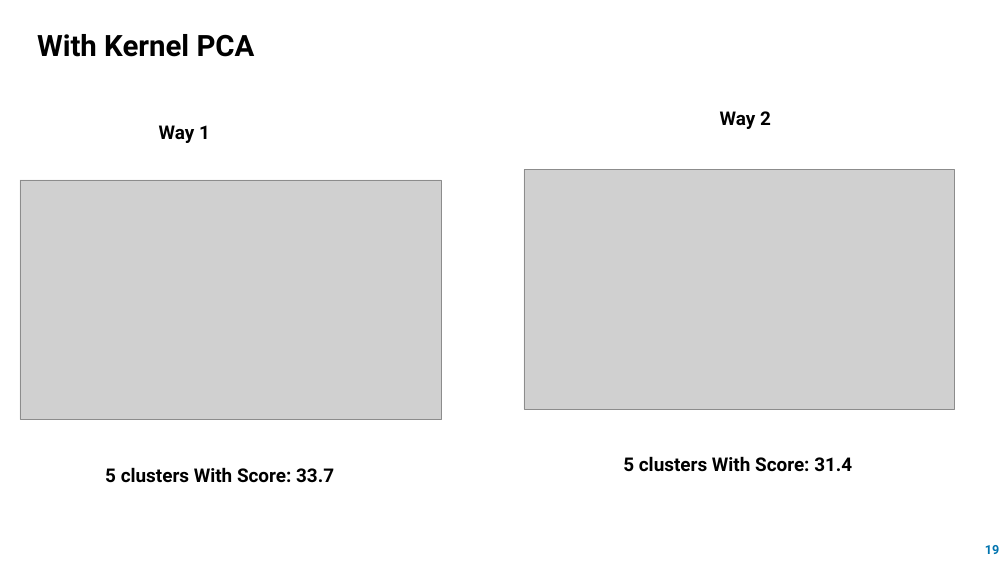
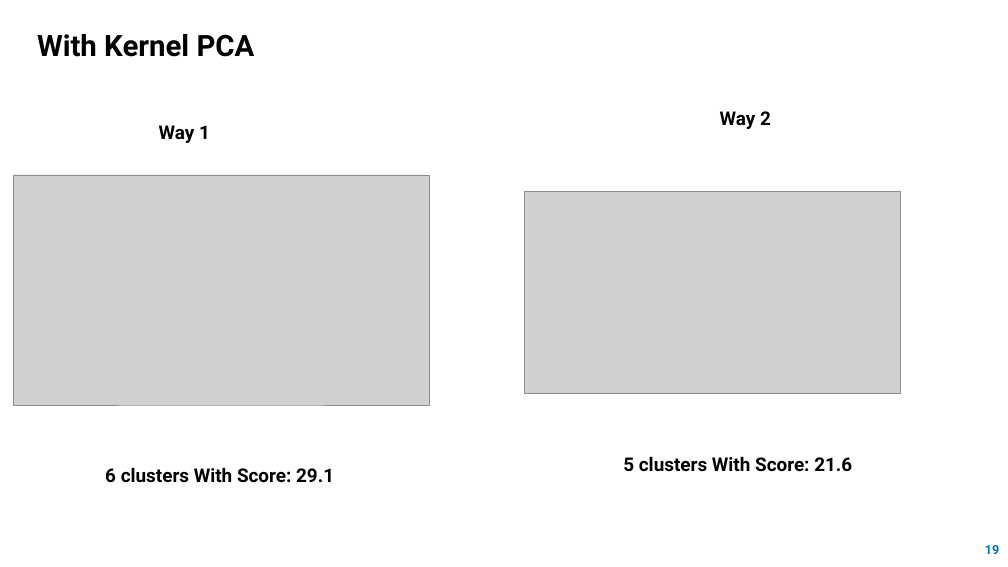
Before and after one commit to Reema-Khaseeb/clustering-credit-card-customer-segmentation, a slide deck: slide 19 of presentation/Credit Card Clustering.pptx. Drawn at 1008x567 pixels with LibreOffice and Linux fonts; fonts in the diff are those of the drawing; grey boxes stand for pictures. Boxes give left, top, right and bottom in pixels: in the first picture for what was removed or moved away, otherwise in the second. Text is boxed around its words. In the diff, an @@ line names an element or a change of style, - is before the commit and + after.

```diff
--- a/presentation/Credit Card Clustering.pptx
+++ b/presentation/Credit Card Clustering.pptx
@@ picture: place and size @@
-picture at bbox=[20, 180, 441, 420]
+picture at bbox=[14, 175, 430, 405]
@@ picture: place and size @@
-picture at bbox=[524, 169, 954, 409]
+picture at bbox=[524, 192, 901, 394]
@@ text at bbox=[105, 467, 334, 483]: text changed @@
-5 clusters With Score: 33.7
+6 clusters With Score: 29.1
@@ text at bbox=[623, 456, 852, 472]: text changed @@
-5 clusters With Score: 31.4
+5 clusters With Score: 21.6
```
Also in this commit, not shown: 1 other slide changed, 28 slides added, 7 other files.
